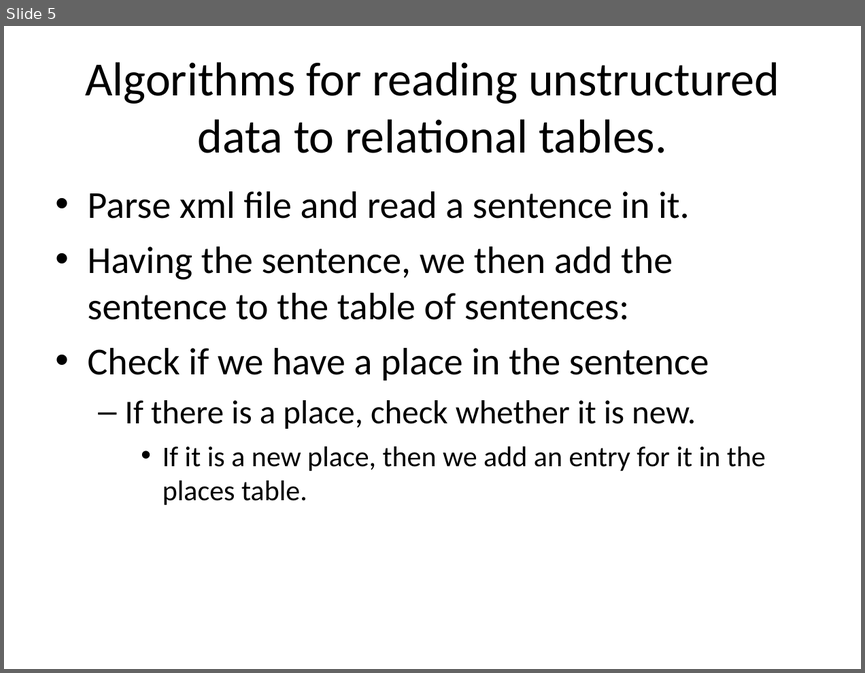
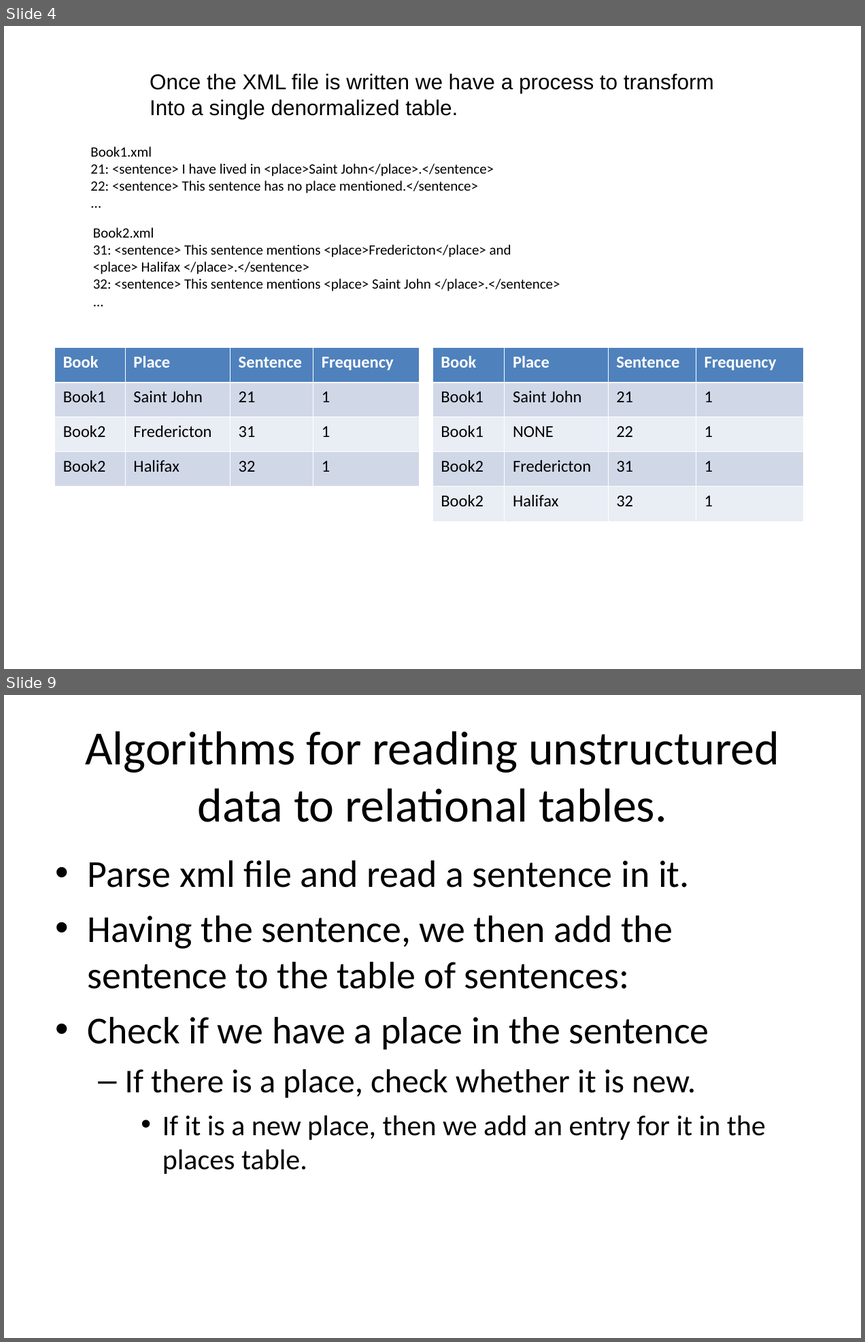
Before and after one commit to edvelezg/unb-dw, a slide deck: project/Presentation/Datawarehousing.ppt. Shown one above the other, each under a label of ours: slide 5 before the commit, slides 4 and 9 after it; the slides between them are not shown. The pictures are 865x673 and 865x1342 pixels, drawn with LibreOffice and Linux fonts; fonts in the diff are those of the drawing. Boxes give left, top, right and bottom in pixels: in the first picture for what was removed or moved away, otherwise in the second. Text is boxed around its words. In the diff, an @@ line names an element or a change of style, - is before the commit and + after.

```diff
--- a/project/Presentation/Datawarehousing.ppt
+++ b/project/Presentation/Datawarehousing.ppt
@@ slide 4 added at [4,26,861,669], background #FFFFFF @@
@@ text added at [150,74,714,119], 18 pt, text #000000 @@
+Once the XML file is written we have a process to transform
+Into a single denormalized table.
@@ text added at [90,146,494,193], 12 pt, text #000000 @@
+Book1.xml
+21: <sentence> I have lived in <place>Saint John</place>.</sentence>
+22: <sentence> This sentence has no place mentioned.</sentence>
+...
@@ text added at [93,227,560,291], 12 pt, text #000000 @@
+Book2.xml
+31: <sentence> This sentence mentions <place>Fredericton</place> and
+<place> Halifax </place>.</sentence>
+32: <sentence> This sentence mentions <place> Saint John </place>.</sentence>
+...
@@ table added at [54,347,418,486], 4 rows, 4 columns @@
+Book | Place | Sentence | Frequency
+Book1 | Saint John | 21 | 1
+Book2 | Fredericton | 31 | 1
+Book2 | Halifax | 32 | 1
@@ table added at [432,347,804,521], 5 rows, 4 columns @@
+Book | Place | Sentence | Frequency
+Book1 | Saint John | 21 | 1
+Book1 | NONE | 22 | 1
+Book2 | Fredericton | 31 | 1
+Book2 | Halifax | 32 | 1
@@ what was slide 5 is now slide 9 @@
```
Also in this commit, not shown: 11 other slides added, 3 slides removed.
